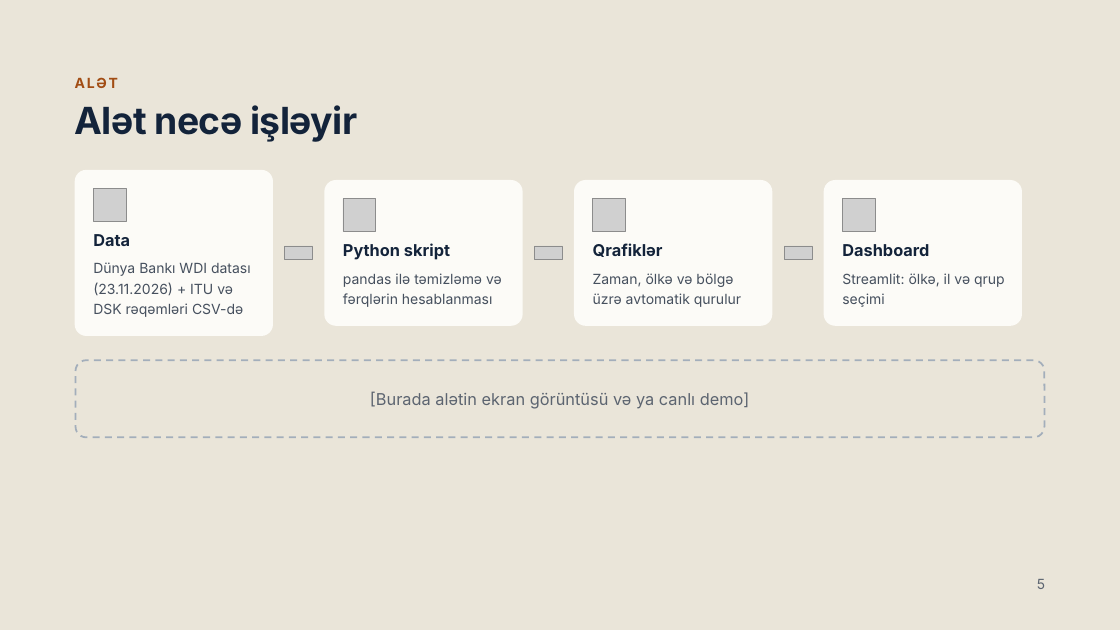
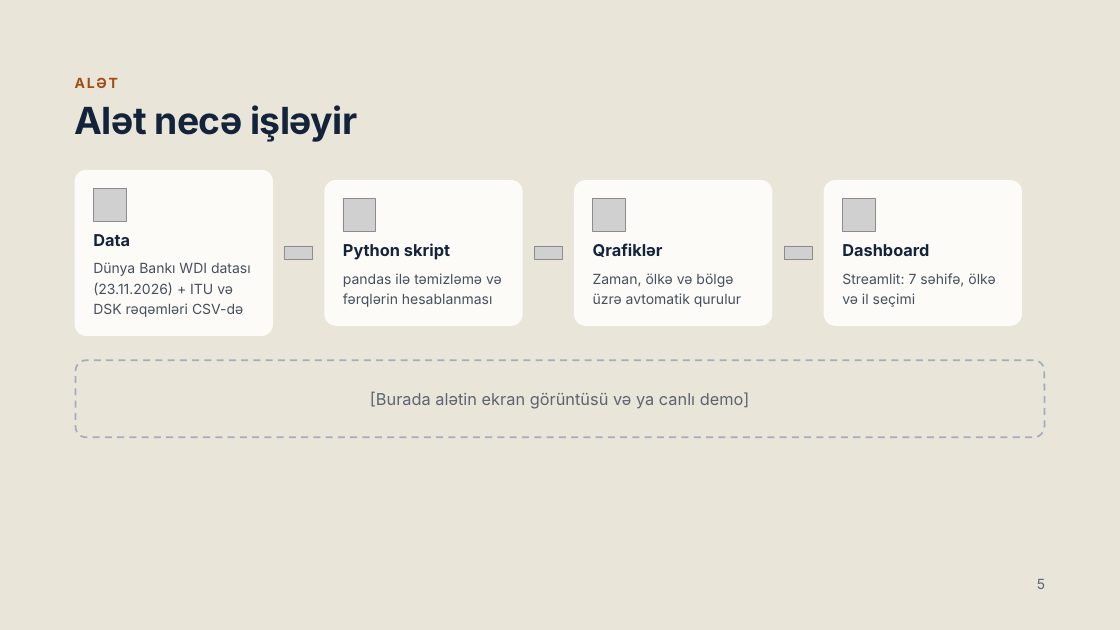
Before and after one commit to faganvaliyev/lesson, a slide deck: slide 5 of Rəqəmsal uçurum və əmək bazarı.pptx. Drawn at 1120x630 pixels with LibreOffice and Linux fonts; fonts in the diff are those of the drawing; grey boxes stand for pictures. Boxes give left, top, right and bottom in pixels: in the first picture for what was removed or moved away, otherwise in the second. Text is boxed around its words. In the diff, an @@ line names an element or a change of style, - is before the commit and + after.

```diff
--- a/Rəqəmsal uçurum və əmək bazarı.pptx
+++ b/Rəqəmsal uçurum və əmək bazarı.pptx
@@ text at <box>842,273,995,307</box>: text changed @@
-Streamlit: ölkə, il və qrup seçimi
+Streamlit: 7 səhifə, ölkə və il seçimi
```
Also in this commit, not shown: 1 other slide changed, 1 other file.
